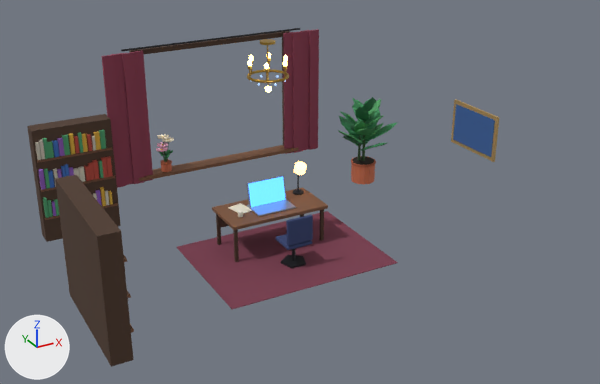
The glTF model public/models/room.glb, before and after one commit.
Before and after are seen from a camera (50 mm lens) standing at (-6.52, -11.55, 7.47) and looking at (0.08, 0.46, 1.46). Lighting does not change. The marker at lower left points along +X, +Y and +Z. The older version comes first. Vertices at exactly the same position are counted once.

Objects in the first picture: 'room_props'.
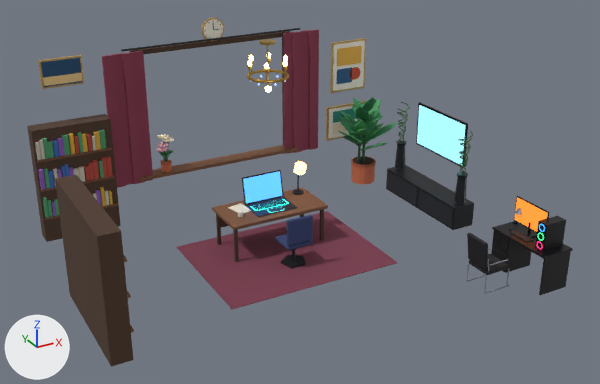
Pixel boxes [x1, y1, x2, y2] of what changed, in the pictures (600 x 384 px; the box of a moved part takes in the faces that stretch with it):
'room_props', reshaped (16% wider): before [27, 28, 499, 367]; after [27, 17, 573, 367]
'tv_screen', added (cyan): after [417, 105, 465, 165]
'laptop_screen', added (blue): after [243, 171, 282, 203]
'pc_screen', added (orange): after [514, 197, 548, 232]
part 1 of me_room_props, moved or reshaped: before [246, 199, 296, 216]; after [245, 197, 298, 217]
part 2 of me_room_props, added: after [250, 199, 289, 211]
part 3 of me_room_props, built on: before [451, 99, 499, 162]; after [386, 102, 573, 295]
part 4 of me_room_props, cut back: before [246, 175, 287, 208]; after [242, 170, 287, 213]
part 5 of me_room_props, added: after [201, 17, 224, 41]
part 6 of me_room_props, added: after [326, 38, 366, 141]
part 7 of me_room_props, added: after [38, 55, 84, 89]

The change, as a diff of the scene's bpy script:
```diff
--- a/public/models/room.glb.py
+++ b/public/models/room.glb.py
@@ me_room_props @@
-me_room_props.from_pydata(...)  # 3170 vertices, 5308 faces; spans x -3.97..3.99, y -1.0..4.1, z 0.0..4.0
+me_room_props.from_pydata(...)  # 7266 vertices, 12456 faces; spans x -3.97..3.97, y -2.57..4.1, z 0.0..4.0
+# me_room_props part 1: the loose piece of 56 vertices spanning x -0.4..0.4, y 1.18..1.73, z 0.79..0.81 is scaled about its middle by (1.05, 1.06, 0.709), then moved by (0.0, 0.0, -0.01), in mat_lap_body (dark grey #262932)
+# me_room_props part 2: a new loose piece, a box spanning x -0.36..0.36, y 1.395..1.645, z 0.8025..0.8045, in mat_kb_glow (cyan #2fe8d8, glowing cyan #35ffee)
+# me_room_props part 3: 16 vertices removed from x 3.94..3.99, y -0.25..1.05, z 1.55..2.45; 3032 vertices added at x 2.2..3.97, y -2.57..2.62, z 0.0..2.08
+# me_room_props part 4: 16 vertices removed from x -0.4..0.4, y 1.57..1.7, z 0.79..1.29; 320 vertices added at x -0.42..0.42, y 1.19..1.87, z 0.8..1.33
+# me_room_props part 5: 240 vertices added at x -0.24..0.24, y 3.92..3.99, z 3.48..3.96
+# me_room_props part 6: 232 vertices added at x 2.7..3.8, y 3.92..3.99, z 0.85..3.12
+# me_room_props part 7: 72 vertices added at x -3.5..-2.7, y 3.92..3.99, z 2.97..3.53
+# other edits to the shape of me_room_props do not show in these pictures
 me_room_props.materials.append(mat_desk_wood)
 me_room_props.materials.append(mat_shelf_wood)
-me_room_props.materials.append(mat_laptop_body)  # grey #a0a8bd
-me_room_props.materials.append(mat_screen)  # blue #4d9dff, glowing blue #4d9dff
 me_room_props.materials.append(mat_black)
@@ me_room_props @@
 me_room_props.materials.append(mat_frame)
-me_room_props.materials.append(mat_art)  # dark blue #2a4a7a
 me_room_props.materials.append(mat_curtain)
@@ me_room_props @@
 me_room_props.materials.append(mat_petal2)
+me_room_props.materials.append(mat_lap_body)  # dark grey #262932
+me_room_props.materials.append(mat_kb_glow)  # cyan #2fe8d8, glowing cyan #35ffee
+me_room_props.materials.append(mat_keycap)  # black #090b10
+me_room_props.materials.append(mat_trackpad)  # dark grey #2a2d37
+me_room_props.materials.append(mat_lap_lid)  # black #0d0f15
+me_room_props.materials.append(mat_tv_cabinet)  # black #14161c
+me_room_props.materials.append(mat_cab_door)  # black #1c1f27
+me_room_props.materials.append(mat_tv_black)  # black #08090d
+me_room_props.materials.append(mat_vase)  # black #23262c
+me_room_props.materials.append(mat_curl_stem)  # dark green #2f5a2a
+me_room_props.materials.append(mat_pc_desk)  # black #0c0d11
+me_room_props.materials.append(mat_pc_edge)  # black #17191f
+me_room_props.materials.append(mat_pc_black)  # black #07080b
+me_room_props.materials.append(mat_rgb0)  # pink #ff2a6d, glowing pink #ff2a6d
+me_room_props.materials.append(mat_fan_dark)  # black #14151b
+me_room_props.materials.append(mat_rgb1)  # green #2dff7a, glowing green #2dff7a
+me_room_props.materials.append(mat_rgb2)  # blue #2a8cff, glowing blue #2a8cff
+me_room_props.materials.append(mat_pc_kb)  # black #1d1f26
+me_room_props.materials.append(mat_pc_chrome)  # grey #9aa0ac
+me_room_props.materials.append(mat_pc_bulb)  # yellow #ffd84a, glowing yellow #ffd84a
+me_room_props.materials.append(mat_office_seat)  # black #15161a
+me_room_props.materials.append(mat_canvas)  # white #f4efe3
+me_room_props.materials.append(mat_art_a0)  # orange #e9b44c
+me_room_props.materials.append(mat_art_b0)  # blue #2f5d8a
+me_room_props.materials.append(mat_art_c0)  # red #c9503a
+me_room_props.materials.append(mat_art_a1)  # cyan #2f8f83
+me_room_props.materials.append(mat_art_b1)  # beige #f2e3c6
+me_room_props.materials.append(mat_art_c1)  # pink #d17b7b
+me_room_props.materials.append(mat_art_sea)  # dark blue #1f4b6e
+me_room_props.materials.append(mat_art_sand)  # beige #e6c486
+me_room_props.materials.append(mat_clock_face)  # white #f1ecdd
+me_room_props.materials.append(mat_clock_hand)  # black #15171c
@@ me_tv_screen @@
+me_tv_screen.from_pydata([(3.93, 2.17, 1.16), (3.93, 0.63, 1.16), (3.93, 0.63, 2.04), (3.93, 2.17, 2.04)], [], [(0, 1, 2), (0, 2, 3)])
+me_tv_screen.materials.append(mat_tv_screen_mat)  # cyan #7fc3d0, glowing cyan #99eaf9
@@ me_pc_screen @@
+me_pc_screen.from_pydata([(3.536, -1.395, 0.895), (3.536, -2.165, 0.895), (3.536, -2.165, 1.345), (3.536, -1.395, 1.345)], [], [(0, 1, 2), (0, 2, 3)])
+me_pc_screen.materials.append(mat_pc_screen_mat)  # orange #e0782a, glowing orange #ff8931
@@ me_laptop_screen @@
+me_laptop_screen.from_pydata([(-0.395, 1.745, 0.828), (0.395, 1.745, 0.828), (0.395, 1.847, 1.307), (-0.395, 1.847, 1.307)], [], [(0, 1, 2), (0, 2, 3)])
+me_laptop_screen.materials.append(mat_laptop_screen_mat)  # blue #4d9dff, glowing blue #4d9dff
@@ ob_tv_screen @@
+ob_tv_screen = bpy.data.objects.new('tv_screen', me_tv_screen)
+ob_tv_screen.location = (0.0, 0.0, 0.0)
@@ ob_pc_screen @@
+ob_pc_screen = bpy.data.objects.new('pc_screen', me_pc_screen)
+ob_pc_screen.location = (0.0, 0.0, 0.0)
@@ ob_laptop_screen @@
+ob_laptop_screen = bpy.data.objects.new('laptop_screen', me_laptop_screen)
+ob_laptop_screen.location = (0.0, 0.0, 0.0)
```
